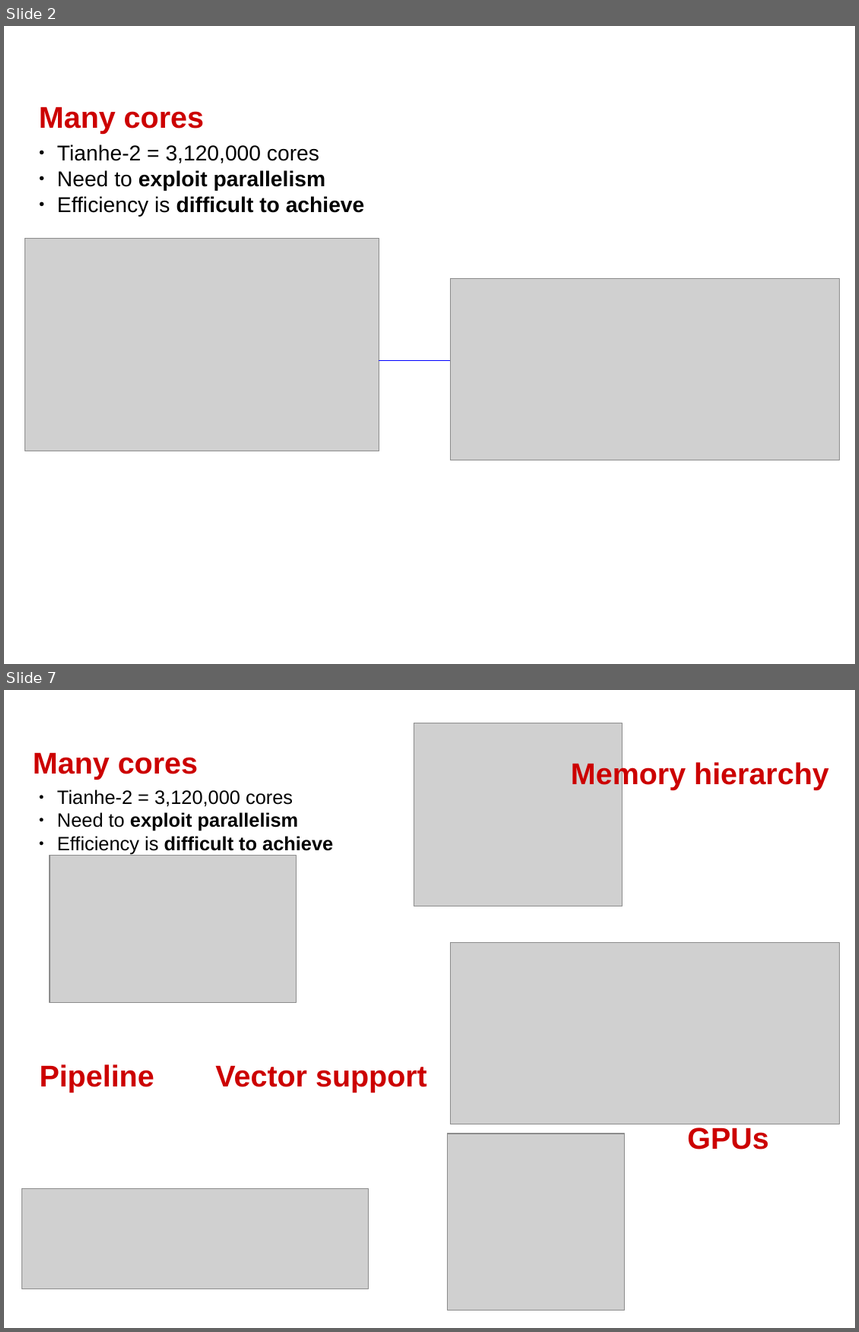
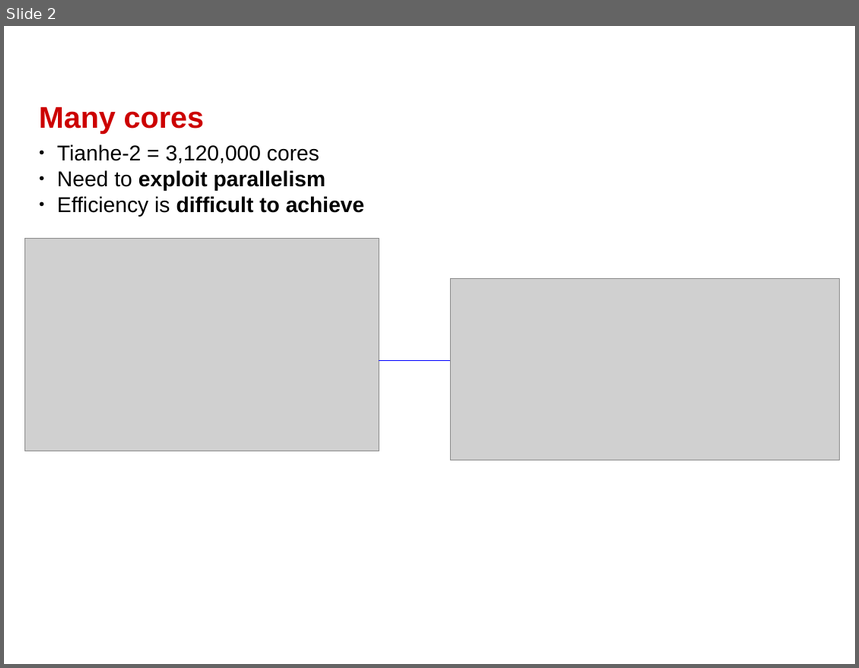
Before and after one commit to swhatelse/M2_internship, a slide deck: org/Presentations/defense/model/HPC.odp. Shown one above the other, each under a label of ours: slides 2 and 7 before the commit, slide 2 after it; the slides between them are not shown. The pictures are 859x1332 and 859x668 pixels, drawn with LibreOffice and Linux fonts; fonts in the diff are those of the drawing; grey boxes stand for pictures. Boxes give left, top, right and bottom in pixels: in the first picture for what was removed or moved away, otherwise in the second. Text is boxed around its words. In the diff, an @@ line names an element or a change of style, - is before the commit and + after.

```diff
--- a/org/Presentations/defense/model/HPC.odp
+++ b/org/Presentations/defense/model/HPC.odp
@@ slide 7 removed at <box>4,690,855,1328</box>, background #FFFFFF @@
@@ picture removed at <box>414,723,622,907</box> @@
@@ text removed at <box>33,752,198,779</box> @@
-Many cores
@@ text removed at <box>571,761,829,790</box> @@
-Memory hierarchy
@@ text removed at <box>57,790,333,854</box> @@
-● Tianhe-2 = 3,120,000 cores
-● Need to exploit parallelism
-● Efficiency is difficult to achieve
@@ picture removed at <box>50,855,296,1004</box> @@
@@ picture removed at <box>450,942,841,1125</box> @@
@@ text removed at <box>40,1065,154,1092</box> @@
-Pipeline
@@ text removed at <box>215,1065,427,1092</box> @@
-Vector support
@@ picture removed at <box>448,1134,625,1311</box> @@
@@ text removed at <box>687,1128,769,1150</box> @@
-GPUs
@@ picture removed at <box>22,1189,370,1290</box> @@
```
Also in this commit, not shown: 4 slides changed, 3 slides added.
